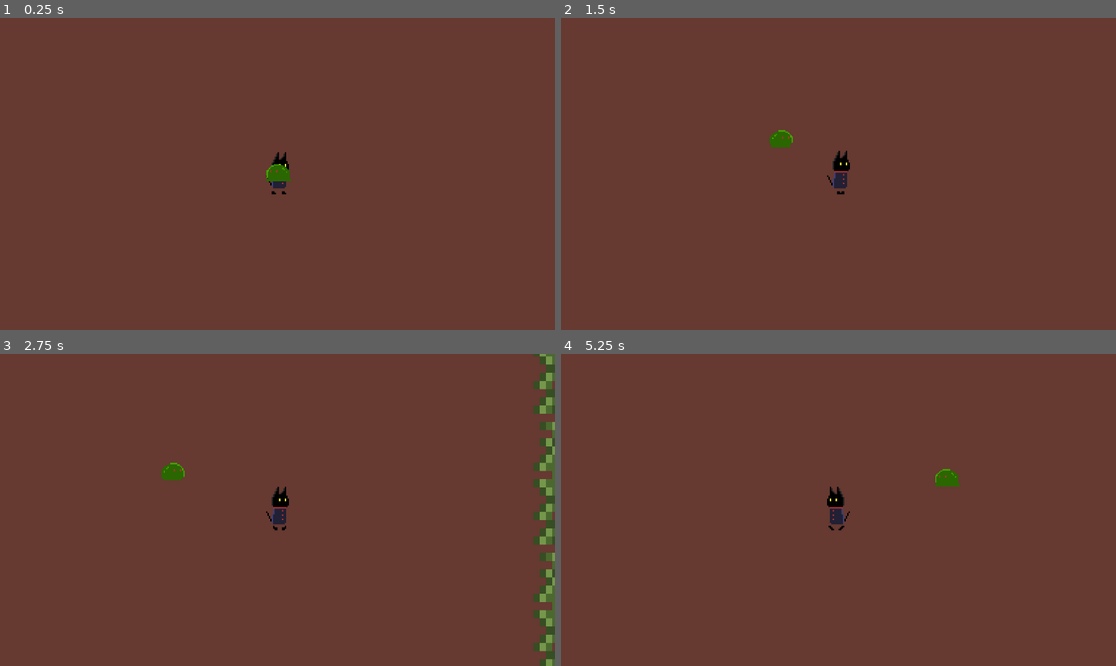
Above: before the commit, frames 1-4 (two rows, left to right).
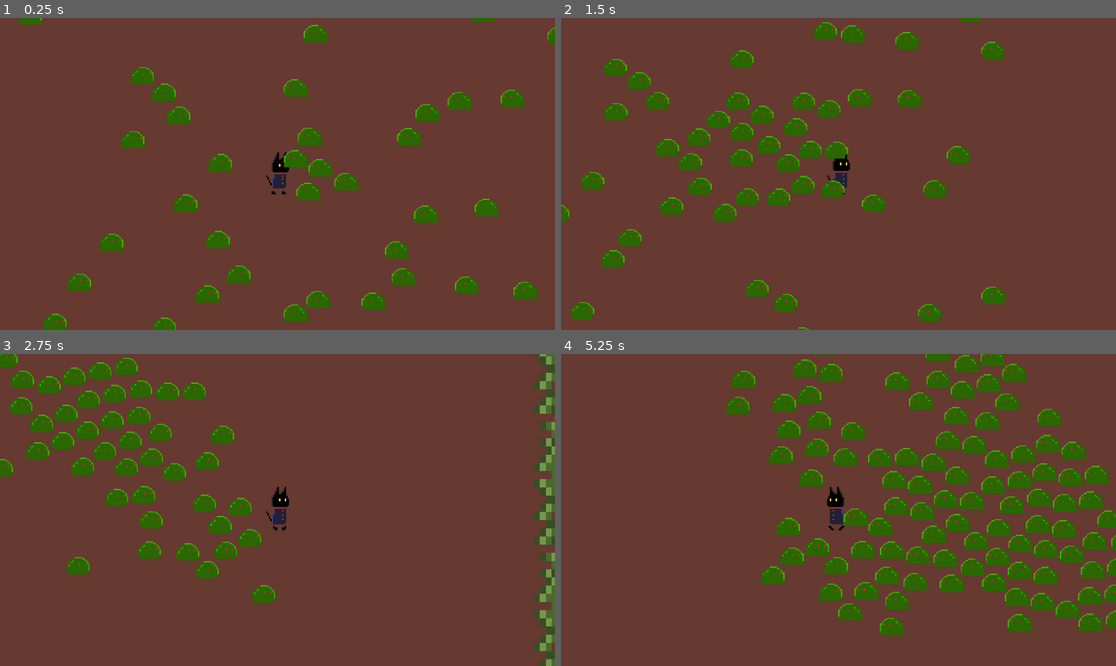
Above: after the commit, the same moments.

Repository: Neko-Lily/gamejam-game2
Game: Godot game, scene res://main.tscn
Two runs of this game, one before a commit and one after it. Both use one fixed random seed, a clock stepped at 60 frames per second and the inputs below.
Inputs (mouse positions are in pixels of both pictures, inside the frame that each line leads up to):
- Up to frame 1 (0.25 s): no input
- Up to frame 2 (1.5 s): tap Enter at 0.5 s; move the mouse to (960, 158) at 0.52 s; hold D (move_right) 0.53-1.28 s; click (960, 158) at 0.67 s; move the mouse to (727, 189) at 1.27 s; hold S (move_down) from 1.28 s (still down)
- Up to frame 3 (2.75 s): move the mouse to (333, 441) at 2.02 s; release S (move_down) at 2.03 s; hold D (move_right) from 2.03 s (still down)
- Up to frame 4 (5.25 s): move the mouse to (810, 572) at 2.77 s; release D (move_right) at 2.78 s; hold W (move_up) 2.78-3.53 s; click (810, 572) at 2.92 s; move the mouse to (1005, 556) at 3.52 s; hold A (move_left) 3.53-5.03 s; move the mouse to (672, 463) at 4.27 s; move the mouse to (866, 510) at 5.02 s; hold S (move_down) from 5.03 s (still down); click (866, 510) at 5.17 s

The runs differ from the first frame. In frame 1, 7.1% of the frame differs, in the area x 3-100%, y 0-100%; in frame 2, 8.9%; in frame 3, 8.0%; in frame 4, 19%, in the area x 29-100%, y 0-90%.

Commit message:
make enemies collide with each other

Diff:
--- /dev/null
+++ b/godot-wild-jam-84/default_env.tres
@@ -0,0 +1,7 @@
+[gd_resource type="Environment" load_steps=2 format=2]
+
+[sub_resource type="Sky" id=1]
+
+[resource]
+background_mode = 2
+background_sky = SubResource( 1 )
--- a/godot-wild-jam-84/entities/enemies/slime/scene/slime.tscn
+++ b/godot-wild-jam-84/entities/enemies/slime/scene/slime.tscn
@@ -1,10 +1,10 @@
-[gd_scene load_steps=10 format=3 uid="uid://dlfa7fhl8msim"]
+[gd_scene load_steps=11 format=3 uid="uid://dlfa7fhl8msim"]
 
 [ext_resource type="Script" uid="uid://boj3adgef4aas" path="res://entities/enemies/slime/script/enemy.gd" id="1_6bead"]
 [ext_resource type="Texture2D" uid="uid://c26wqsqu6pite" path="res://entities/enemies/slime/sprite/slime-enemy.png" id="2_vppn0"]
 
 [sub_resource type="CircleShape2D" id="CircleShape2D_6bead"]
-radius = 64.0
+radius = 54.3895
 
 [sub_resource type="AtlasTexture" id="AtlasTexture_atu11"]
 atlas = ExtResource("2_vppn0")
@@ -49,12 +49,21 @@
 "speed": 5.0
 }]
 
+[sub_resource type="CircleShape2D" id="CircleShape2D_nbk6u"]
+radius = 42.6667
+
 [node name="slime" type="CharacterBody2D" groups=["Player"]]
+y_sort_enabled = true
 scale = Vector2(0.75, 0.75)
-collision_mask = 0
+collision_layer = 5
+collision_mask = 4
+motion_mode = 1
 script = ExtResource("1_6bead")
+SPEED = 150
 
 [node name="Area2D" type="Area2D" parent="."]
+collision_layer = 8
+collision_mask = 8
 
 [node name="CollisionShape2D" type="CollisionShape2D" parent="Area2D"]
 shape = SubResource("CircleShape2D_6bead")
@@ -66,3 +75,8 @@
 autoplay = "default"
 frame = 2
 frame_progress = 0.14559
+
+[node name="CollisionShape2D" type="CollisionShape2D" parent="."]
+shape = SubResource("CircleShape2D_nbk6u")
+
+[connection signal="body_entered" from="Area2D" to="." method="_on_area_2d_body_entered"]
--- a/godot-wild-jam-84/entities/enemies/slime/script/enemy.gd
+++ b/godot-wild-jam-84/entities/enemies/slime/script/enemy.gd
@@ -1,18 +1,23 @@
 extends CharacterBody2D
 
-@onready var player = get_tree().get_first_node_in_group("Player")
-@export var SPEED = 300
-@export var max_distance_to_player = 80
+@onready var target = get_tree().get_first_node_in_group("Player")
+@export var SPEED = 60
+@export var max_distance_to_target = 60
+var max_distance_to_slime = 50
 @onready var sprite = $AnimatedSprite2D
+@onready var slime = $"."
+var health = 3
 
 func _process(delta: float) -> void:
-	_move_towards_player(delta)
+	_move_towards_target(delta)
 
-func _move_towards_player(delta: float):
-	var player_position:Vector2 = Vector2(player.global_position.x, player.global_position.y)
-	velocity = global_position.direction_to(player_position) * SPEED
+func _move_towards_target(delta: float):
+	var target_position:Vector2 = Vector2(target.global_position.x, target.global_position.y)
+	velocity = global_position.direction_to(target_position) * SPEED
 
-	if global_position.distance_to(player_position) > max_distance_to_player:
+
+
+	if global_position.distance_to(target_position) > max_distance_to_target:
 		move_and_slide()
 	else:
 		global_position.move_toward(Vector2(0,0),delta)
@@ -24,3 +29,7 @@
 			sprite.flip_h= false
 	else:
 		sprite.play("default")
+
+
+func _on_area_2d_body_entered(body: Node2D) -> void:
+	pass
--- a/godot-wild-jam-84/entities/player/scene/player.tscn
+++ b/godot-wild-jam-84/entities/player/scene/player.tscn
@@ -85,6 +85,7 @@
 
 [node name="player" type="CharacterBody2D" groups=["Player"]]
 texture_filter = 1
+collision_mask = 0
 motion_mode = 1
 script = ExtResource("1_5gr5v")
 
--- a/godot-wild-jam-84/entities/player/scripts/player.gd
+++ b/godot-wild-jam-84/entities/player/scripts/player.gd
@@ -2,6 +2,7 @@
 
 @export var speed = 300.0
 @onready var sprite = $AnimatedSprite2D
+var health:int = 100
 
 func _physics_process(delta: float) -> void:
 
--- a/godot-wild-jam-84/level/scene/floor-tiles.tscn
+++ b/godot-wild-jam-84/level/scene/floor-tiles.tscn
@@ -1,23 +1,88 @@
-[gd_scene load_steps=4 format=3 uid="uid://3fbwmbybcgt0"]
+[gd_scene load_steps=13 format=3 uid="uid://3fbwmbybcgt0"]
 
 [ext_resource type="Texture2D" uid="uid://jl7x1877ct4w" path="res://level/art/floor-tiles.png" id="1_fqav3"]
+
+[sub_resource type="NavigationPolygon" id="NavigationPolygon_fqav3"]
+vertices = PackedVector2Array(8, 8, -4, 8, -4, -4, 8, -4)
+polygons = Array[PackedInt32Array]([PackedInt32Array(0, 1, 2, 3)])
+outlines = Array[PackedVector2Array]([PackedVector2Array(-4, -4, 8, -4, 8, 8, -4, 8)])
+agent_radius = 0.0
+
+[sub_resource type="NavigationPolygon" id="NavigationPolygon_vd7yg"]
+vertices = PackedVector2Array(8, 8, -4, 8, -4, -8, 8, -8)
+polygons = Array[PackedInt32Array]([PackedInt32Array(0, 1, 2, 3)])
+outlines = Array[PackedVector2Array]([PackedVector2Array(-4, -8, -4, 8, 8, 8, 8, -8)])
+agent_radius = 0.0
+
+[sub_resource type="NavigationPolygon" id="NavigationPolygon_njyim"]
+vertices = PackedVector2Array(8, 4, -4, 4, -4, -8, 8, -8)
+polygons = Array[PackedInt32Array]([PackedInt32Array(0, 1, 2, 3)])
+outlines = Array[PackedVector2Array]([PackedVector2Array(8, 4, -4, 4, -4, -8, 8, -8)])
+agent_radius = 0.0
+
+[sub_resource type="NavigationPolygon" id="NavigationPolygon_c5n8i"]
+vertices = PackedVector2Array(8, 8, -8, 8, -8, -4, 8, -4)
+polygons = Array[PackedInt32Array]([PackedInt32Array(0, 1, 2, 3)])
+outlines = Array[PackedVector2Array]([PackedVector2Array(-8, -4, 8, -4, 8, 8, -8, 8)])
+agent_radius = 0.0
+
+[sub_resource type="NavigationPolygon" id="NavigationPolygon_jftux"]
+vertices = PackedVector2Array(8, 8, -8, 8, -8, -8, 8, -8)
+polygons = Array[PackedInt32Array]([PackedInt32Array(0, 1, 2, 3)])
+outlines = Array[PackedVector2Array]([PackedVector2Array(-8, -8, 8, -8, 8, 8, -8, 8)])
+agent_radius = 0.0
+
+[sub_resource type="NavigationPolygon" id="NavigationPolygon_sb151"]
+vertices = PackedVector2Array(8, 4, -8, 4, -8, -8, 8, -8)
+polygons = Array[PackedInt32Array]([PackedInt32Array(0, 1, 2, 3)])
+outlines = Array[PackedVector2Array]([PackedVector2Array(-8, 4, 8, 4, 8, -8, -8, -8)])
+agent_radius = 0.0
+
+[sub_resource type="NavigationPolygon" id="NavigationPolygon_0jvs0"]
+vertices = PackedVector2Array(4, 8, -8, 8, -8, -4, 4, -4)
+polygons = Array[PackedInt32Array]([PackedInt32Array(0, 1, 2, 3)])
+outlines = Array[PackedVector2Array]([PackedVector2Array(-8, -4, 4, -4, 4, 8, -8, 8)])
+agent_radius = 0.0
+
+[sub_resource type="NavigationPolygon" id="NavigationPolygon_0t6ji"]
+vertices = PackedVector2Array(4, 8, -8, 8, -8, -8, 4, -8)
+polygons = Array[PackedInt32Array]([PackedInt32Array(0, 1, 2, 3)])
+outlines = Array[PackedVector2Array]([PackedVector2Array(4, -8, 4, 8, -8, 8, -8, -8)])
+agent_radius = 0.0
+
+[sub_resource type="NavigationPolygon" id="NavigationPolygon_gtbck"]
+vertices = PackedVector2Array(4, 4, -8, 4, -8, -8, 4, -8)
+polygons = Array[PackedInt32Array]([PackedInt32Array(0, 1, 2, 3)])
+outlines = Array[PackedVector2Array]([PackedVector2Array(-8, 4, 4, 4, 4, -8, -8, -8)])
+agent_radius = 0.0
 
 [sub_resource type="TileSetAtlasSource" id="TileSetAtlasSource_fqav3"]
 texture = ExtResource("1_fqav3")
 1:1/0 = 0
+1:1/0/navigation_layer_0/polygon = SubResource("NavigationPolygon_fqav3")
 2:1/0 = 0
+2:1/0/navigation_layer_0/polygon = SubResource("NavigationPolygon_c5n8i")
 3:1/0 = 0
+3:1/0/navigation_layer_0/polygon = SubResource("NavigationPolygon_0jvs0")
 1:2/0 = 0
+1:2/0/navigation_layer_0/polygon = SubResource("NavigationPolygon_vd7yg")
 2:2/0 = 0
+2:2/0/navigation_layer_0/polygon = SubResource("NavigationPolygon_jftux")
 3:2/0 = 0
+3:2/0/navigation_layer_0/polygon = SubResource("NavigationPolygon_0t6ji")
 1:3/0 = 0
+1:3/0/navigation_layer_0/polygon = SubResource("NavigationPolygon_njyim")
 2:3/0 = 0
+2:3/0/navigation_layer_0/polygon = SubResource("NavigationPolygon_sb151")
 3:3/0 = 0
+3:3/0/navigation_layer_0/polygon = SubResource("NavigationPolygon_gtbck")
 
 [sub_resource type="TileSet" id="TileSet_vd7yg"]
+navigation_layer_0/layers = 4
 sources/0 = SubResource("TileSetAtlasSource_fqav3")
 
 [node name="floor-tiles" type="TileMapLayer"]
 texture_filter = 1
 scale = Vector2(10, 10)
 tile_set = SubResource("TileSet_vd7yg")
+navigation_enabled = false
--- a/godot-wild-jam-84/main.tscn
+++ b/godot-wild-jam-84/main.tscn
@@ -1,18 +1,20 @@
-[gd_scene load_steps=4 format=3 uid="uid://bur7461y78m75"]
+[gd_scene load_steps=5 format=3 uid="uid://bur7461y78m75"]
 
 [ext_resource type="PackedScene" uid="uid://o72nobllxw1f" path="res://level/scene/level.tscn" id="1_ig7tw"]
 [ext_resource type="PackedScene" uid="uid://bkhfiskncyhjd" path="res://entities/player/scene/player.tscn" id="2_0xm2m"]
 [ext_resource type="PackedScene" uid="uid://dlfa7fhl8msim" path="res://entities/enemies/slime/scene/slime.tscn" id="3_h2yge"]
+[ext_resource type="Script" uid="uid://cfp2wmp7qrn0i" path="res://spawnhandler.gd" id="4_1bvp3"]
 
 [node name="Main" type="Node2D"]
 
 [node name="Level" parent="." instance=ExtResource("1_ig7tw")]
 scale = Vector2(1.5, 2)
 
-[node name="player" parent="." instance=ExtResource("2_0xm2m")]
+[node name="player" parent="Level" instance=ExtResource("2_0xm2m")]
+scale = Vector2(0.666667, 0.5)
 speed = 500.0
 
-[node name="Camera2D" type="Camera2D" parent="player"]
+[node name="Camera2D" type="Camera2D" parent="Level/player"]
 zoom = Vector2(0.85, 0.85)
 limit_left = -1440
 limit_top = -960
@@ -21,6 +23,7 @@
 limit_smoothed = true
 editor_draw_limits = true
 
-[node name="slime" parent="." instance=ExtResource("3_h2yge")]
-
-[node name="slime2" parent="." instance=ExtResource("3_h2yge")]
+[node name="Node2D" type="Node2D" parent="."]
+position = Vector2(0, -7.62939e-06)
+script = ExtResource("4_1bvp3")
+slime_enemy = ExtResource("3_h2yge")
--- a/godot-wild-jam-84/project.godot
+++ b/godot-wild-jam-84/project.godot
@@ -18,6 +18,10 @@
 [autoload]
 
 Global="*res://globals/global-script.gd"
+
+[editor_plugins]
+
+enabled=PackedStringArray("res://addons/ridiculous_coding/plugin.cfg")
 
 [file_customization]
 
@@ -64,6 +68,10 @@
 ]
 }
 
+[layer_names]
+
+2d_physics/layer_4="Bullet"
+
 [rendering]
 
 renderer/rendering_method="gl_compatibility"
--- /dev/null
+++ b/godot-wild-jam-84/spawnhandler.gd
@@ -0,0 +1,17 @@
+extends Node2D
+var spawn_count: int
+@export var slime_enemy:PackedScene
+
+# Called when the node enters the scene tree for the first time.
+func _ready() -> void:
+	pass # Replace with function body.
+
+
+# Called every frame. 'delta' is the elapsed time since the previous frame.
+func _process(delta: float) -> void:
+	while spawn_count < 100:
+		var slime_instance = slime_enemy.instantiate()
+		slime_instance.global_position.x = randi_range(-1000, 1000)
+		slime_instance.global_position.y = randi_range(-1000, 1000)
+		add_child(slime_instance)
+		spawn_count +=1
Binary file added: godot-wild-jam-84/addons/ridiculous_coding/GravityBold8.ttf
Not shown, added: godot-wild-jam-84/addons/ridiculous_coding/GravityBold8.ttf.import
Not shown, added: godot-wild-jam-84/addons/ridiculous_coding/blip.gd
Not shown, added: godot-wild-jam-84/addons/ridiculous_coding/blip.gd.uid
Binary file added: godot-wild-jam-84/addons/ridiculous_coding/blip.png
Not shown, added: godot-wild-jam-84/addons/ridiculous_coding/blip.png.import
Not shown, added: godot-wild-jam-84/addons/ridiculous_coding/blip.tscn
Not shown, added: godot-wild-jam-84/addons/ridiculous_coding/blip.wav.import
Not shown, added: godot-wild-jam-84/addons/ridiculous_coding/boom.gd
Not shown, added: godot-wild-jam-84/addons/ridiculous_coding/boom.gd.uid
Binary file added: godot-wild-jam-84/addons/ridiculous_coding/boom.png
Not shown, added: godot-wild-jam-84/addons/ridiculous_coding/boom.png.import
(and 28 more such lines)
